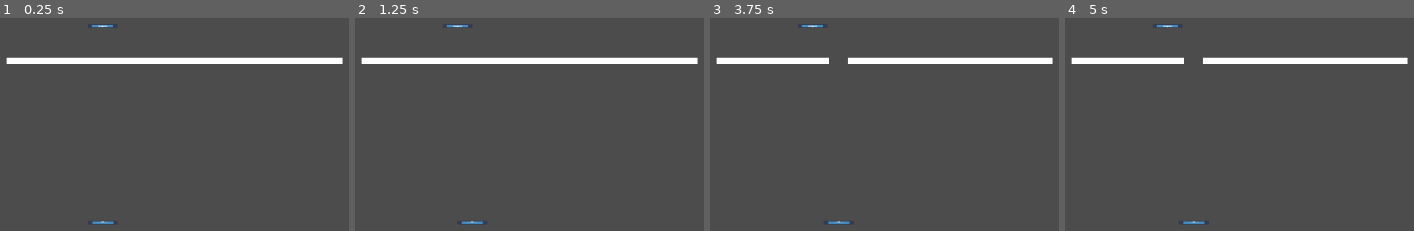
Above: before the commit, frames 1-4 (left to right).
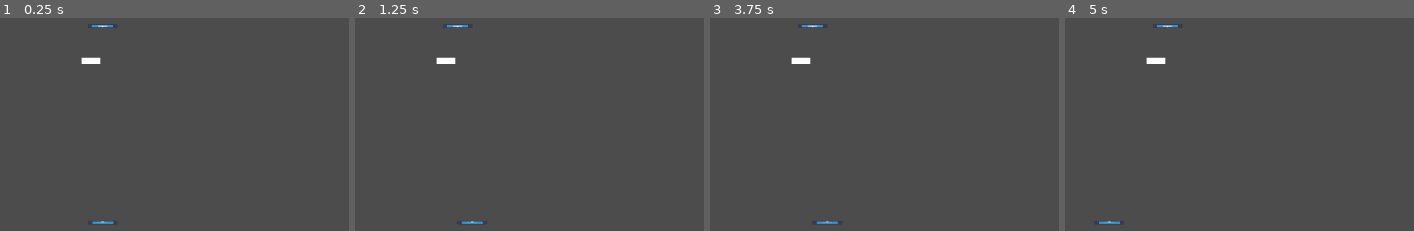
Above: after the commit, the same moments.

Repository: LDiazN/portal_breaker
Game: Godot game, scene res://Racket/test.tscn
Same seed, same stepped clock (60 frames per second), same inputs: the game is played once before the commit and once after it. The project has no main scene, so this scene is started directly. The engine's default icon, where the game draws it, is replaced by a stand-in: a white triangle on a blue panel in a dark square.
Inputs (mouse positions are in pixels of both pictures, inside the frame that each line leads up to):
- Up to frame 1 (0.25 s): no input
- Up to frame 2 (1.25 s): tap Enter at 0.5 s; move the mouse to (655, 60) at 0.52 s; hold D (b_racket_right) from 0.53 s (still down)
- Up to frame 3 (3.75 s): move the mouse to (outside the picture) at 1.27 s; release D (b_racket_right) at 1.28 s; hold Down (ui_down) 1.28-2.03 s; tap Space at 2, 3.5 s; move the mouse to (outside the picture) at 2.02 s; hold D (b_racket_right) 2.03-2.78 s; tap Enter at 2.75 s; move the mouse to (793, 177) at 2.77 s; hold Up (ui_up) 2.78-3.53 s; move the mouse to (outside the picture) at 3.52 s; hold A (b_racket_left) from 3.53 s (still down)
- Up to frame 4 (5 s): keep holding A (b_racket_left); move the mouse to (outside the picture) at 4.27 s

The runs differ from the first frame. In frame 1, 3.0% of the frame differs, in the area x 1-99%, y 18-22%; in frame 2, 3.0%; in frame 3, 2.9%; in frame 4, 3.0%.

Commit message:
Game won signal

Diff:
--- a/portal_brick/GameManager/GameManager.gd
+++ b/portal_brick/GameManager/GameManager.gd
@@ -1,4 +1,12 @@
 extends Node2D
+
+export var tmPath : NodePath;
+export var tmPath2 : NodePath;
+var tm : TileMap;
+var tm2 : TileMap;
+
+export var ballPath : NodePath;
+var ball;
 
 # Sent when the game is over
 signal game_over;
@@ -12,7 +20,20 @@
 export var counterStart : float = 1;
 var gameStarted : bool = false;
 
+# Player lives
 export var lives : int = 3;
+# Amount of blocks to break
+var toBreak : int;
+
+func _ready():
+	if (tmPath == null or tmPath2 == null or ballPath == null):
+		return;
+	tm = get_node(tmPath);
+	tm2 = get_node(tmPath2);
+	toBreak = len(tm.get_used_cells()) #+ len(tm2.get_used_cells());
+
+	ball = get_node(ballPath);
+	ball.connect("brick_found", self, "checkIfWon");
 
 func _process(delta):
 	if (!gameStarted):
@@ -22,6 +43,7 @@
 			gameStarted = true;
 			emit_signal("game_started");
 
+# Reduces player lives and checks if they lost;
 func loose_life():
 	lives -= 1;
 	if (lives > 0):
@@ -29,3 +51,10 @@
 	else:
 		lives <= 0;
 		emit_signal("game_over");
+
+# Checks if the players won
+func checkIfWon(signalgarbage):
+	toBreak -= 1;
+	if (toBreak <= 0):
+		emit_signal("win");
+		print("woooooooooo");
--- a/portal_brick/Racket/test.tscn
+++ b/portal_brick/Racket/test.tscn
@@ -15,6 +15,9 @@
 height = 500.0
 
 [node name="GameManager" parent="." instance=ExtResource( 2 )]
+tmPath = NodePath("../Tiles")
+tmPath2 = NodePath("../Tiles")
+ballPath = NodePath("../Ball")
 
 [node name="ScoreManager" parent="." instance=ExtResource( 3 )]
 ballPath = NodePath("../Ball")
@@ -27,6 +30,7 @@
 editor_draw_limits = true
 
 [node name="Racket" parent="." instance=ExtResource( 4 )]
+editor/display_folded = true
 position = Vector2( 190, 200 )
 _linkedToPath = NodePath("../Racket2")
 
@@ -45,6 +49,7 @@
 position = Vector2( 0, 9.59462 )
 
 [node name="Racket2" parent="." instance=ExtResource( 4 )]
+editor/display_folded = true
 position = Vector2( 190, 10 )
 _linkedToPath = NodePath("../Racket")
 _isTopOne = true
@@ -64,7 +69,7 @@
 [node name="Ball" parent="." instance=ExtResource( 5 )]
 editor/display_folded = true
 modulate = Color( 0.290196, 1, 0, 1 )
-position = Vector2( 200, 80 )
+position = Vector2( 150, 90 )
 speed = 200.0
 
 [node name="RespawnSystem" parent="Ball" index="2"]
@@ -72,7 +77,7 @@
 bottomRacketPath = NodePath("../../Racket")
 
 [node name="Tiles" parent="." instance=ExtResource( 6 )]
-tile_data = PoolIntArray( 393214, 0, 0, 393215, 0, 0, 327680, 0, 0, 327681, 0, 0, 327682, 0, 0, 327683, 0, 0, 327684, 0, 0, 327685, 0, 0, 327686, 0, 0, 327687, 0, 0, 327688, 0, 0, 327689, 0, 0, 327690, 0, 0, 327691, 0, 0, 327692, 0, 0, 327693, 0, 0, 327694, 0, 0, 327695, 0, 0 )
+tile_data = PoolIntArray( 327682, 0, 0 )
 [connection signal="brick_found" from="Ball" to="Tiles" method="_on_Ball_brick_found"]
 
 [editable path="Racket"]
